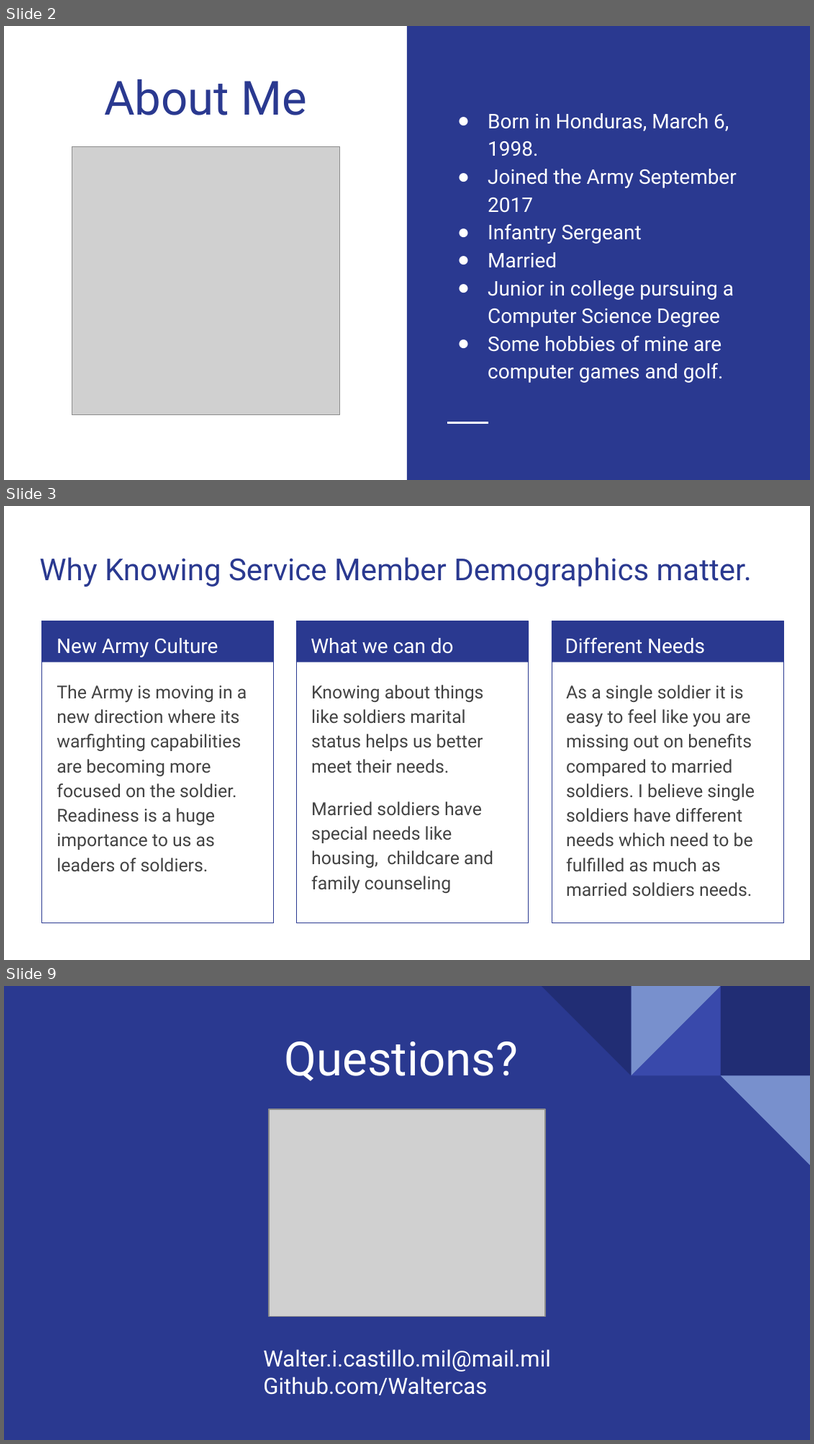
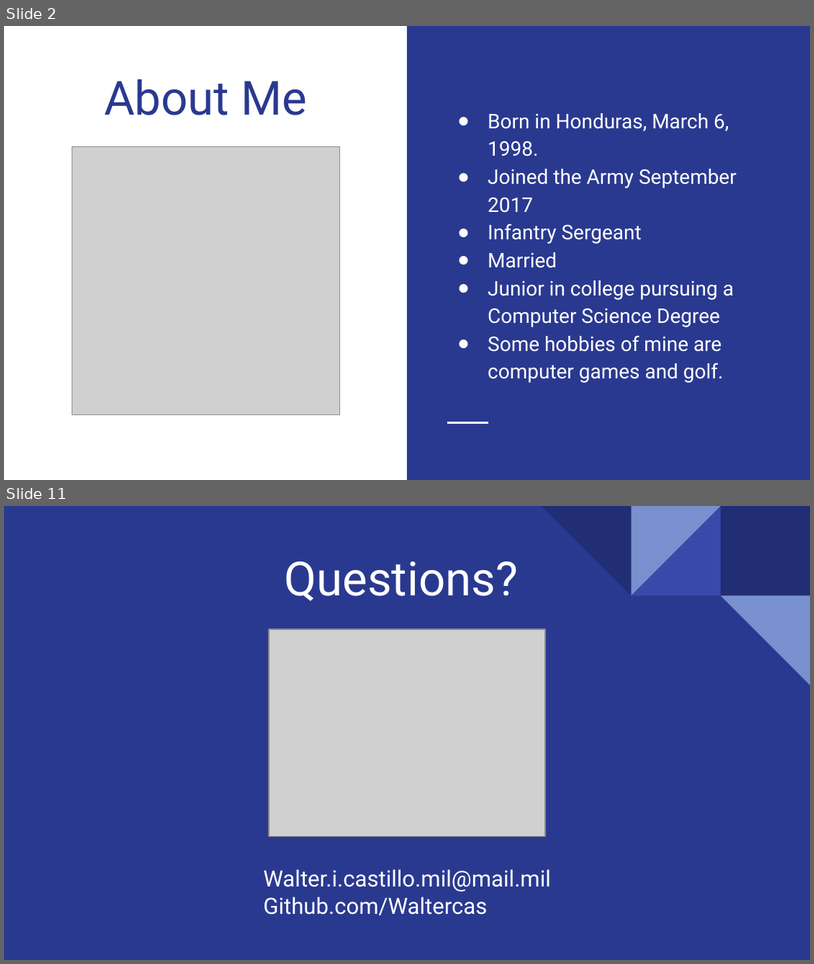
Before and after one commit to Waltercas/Active-Duty-Soldiers, a slide deck: Data/Soldier Demographic Capstone.pptx. Shown one above the other, each under a label of ours: slides 2, 3 and 9 before the commit, slides 2 and 11 after it; the slides between them are not shown. The pictures are 814x1444 and 814x964 pixels, drawn with LibreOffice and Linux fonts; fonts in the diff are those of the drawing; grey boxes stand for pictures. Boxes give left, top, right and bottom in pixels: in the first picture for what was removed or moved away, otherwise in the second. Text is boxed around its words. In the diff, an @@ line names an element or a change of style, - is before the commit and + after.

```diff
--- a/Data/Soldier Demographic Capstone.pptx
+++ b/Data/Soldier Demographic Capstone.pptx
@@ slide 3 removed at [4,506,810,960], background #FFFFFF @@
@@ title removed at [39,557,752,587] @@
-Why Knowing Service Member Demographics matter.
@@ rectangle removed at [42,621,274,662] @@
@@ rectangle removed at [42,621,274,923] @@
@@ rectangle removed at [297,621,529,923] @@
@@ rectangle removed at [298,621,530,662] @@
@@ rectangle removed at [551,621,784,662] @@
@@ rectangle removed at [553,621,784,923] @@
@@ text removed at [57,638,218,657] @@
-New Army Culture
@@ text removed at [311,638,454,654] @@
-What we can do
@@ text removed at [566,637,705,654] @@
-Different Needs
@@ text removed at [57,685,247,872] @@
-The Army is moving in a new direction where its warfighting capabilities are becoming more focused on the soldier. Readiness is a huge importance to us as leaders of soldiers.
@@ text removed at [311,685,494,893] @@
-Knowing about things like soldiers marital status helps us better meet their needs.
-Married soldiers have special needs like housing, childcare and family counseling
@@ text removed at [566,685,755,896] @@
-As a single soldier it is easy to feel like you are missing out on benefits compared to married soldiers. I believe single soldiers have different needs which need to be fulfilled as much as married soldiers needs.
@@ what was slide 9 is now slide 11 @@
```
Also in this commit, not shown: 2 slides changed, 5 slides added, 3 other slides removed, 3 other files.
